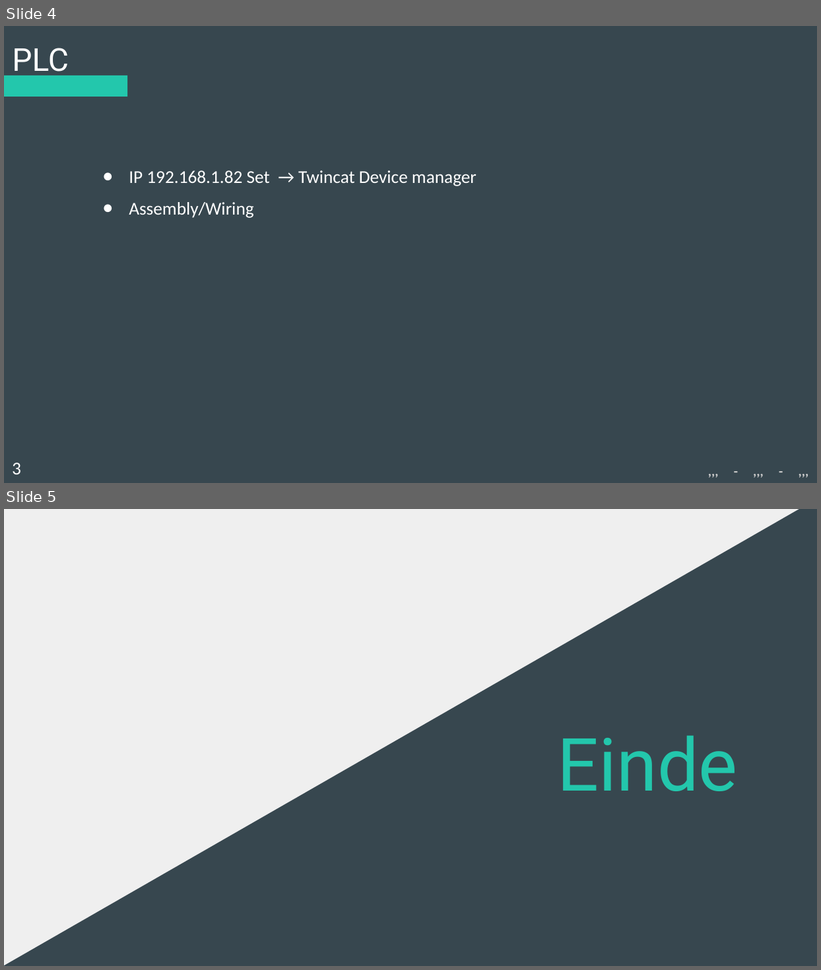
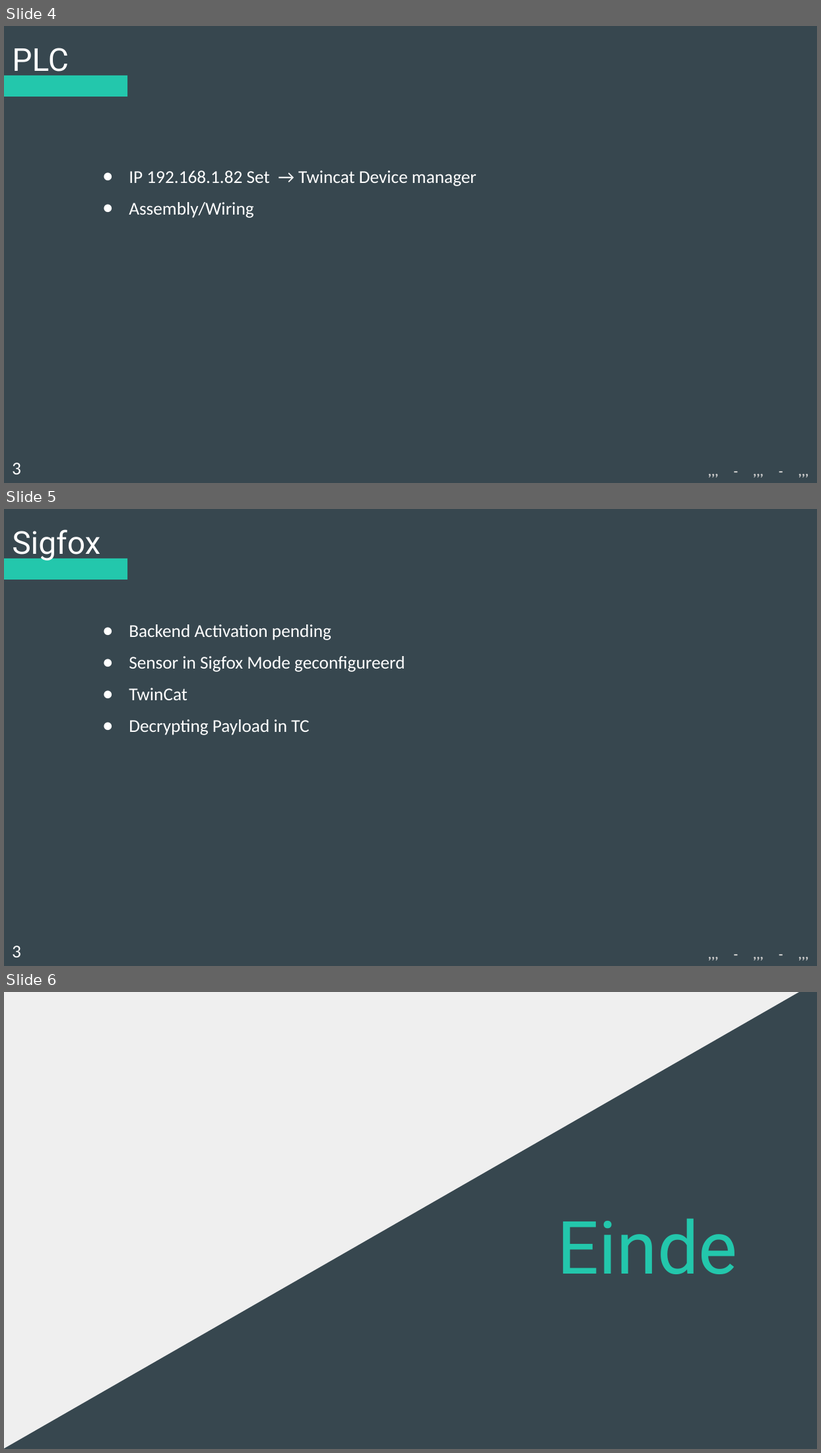
Before and after one commit to Koffiejoe/IA-EnOcean, a slide deck: Presentaties/3Wekelijkse PowerPoint/nieuweppt.pptx. Shown one above the other, each under a label of ours: slides 4 and 5 before the commit, slides 4, 5 and 6 after it. The pictures are 821x970 and 821x1453 pixels, drawn with LibreOffice and Linux fonts; fonts in the diff are those of the drawing. Boxes give left, top, right and bottom in pixels: in the first picture for what was removed or moved away, otherwise in the second. Text is boxed around its words. In the diff, an @@ line names an element or a change of style, - is before the commit and + after.

Commit message:
Edit Bart .pptx

```diff
--- a/Presentaties/3Wekelijkse PowerPoint/nieuweppt.pptx
+++ b/Presentaties/3Wekelijkse PowerPoint/nieuweppt.pptx
@@ slide 5 added at box(4, 509, 817, 966), background #37474F; not listed: 1 template element that a slide beside it also shows @@
@@ title added at box(12, 529, 100, 562), 28 pt, text #FFFFFF @@
+Sigfox
@@ subtitle added at box(129, 625, 405, 735), 16 pt, text #FFFFFF @@
+● Backend Activation pending
+● Sensor in Sigfox Mode geconfigureerd
+● TwinCat
+● Decrypting Payload in TC
@@ text added at box(476, 941, 817, 966), 12 pt, text #CCCCCC, bold @@
+,,, - ,,, - ,,,
@@ text added at box(12, 946, 21, 958), 16 pt, text #FFFFFF @@
+3
@@ what was slide 5 is now slide 6 @@
```
